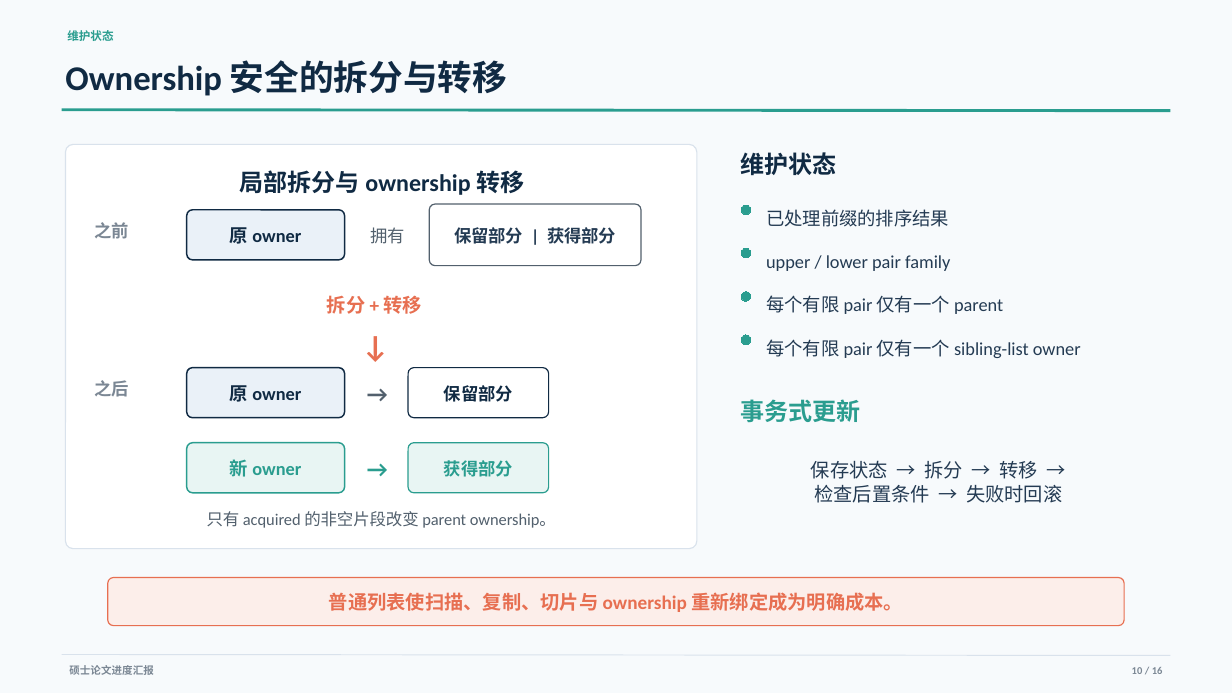
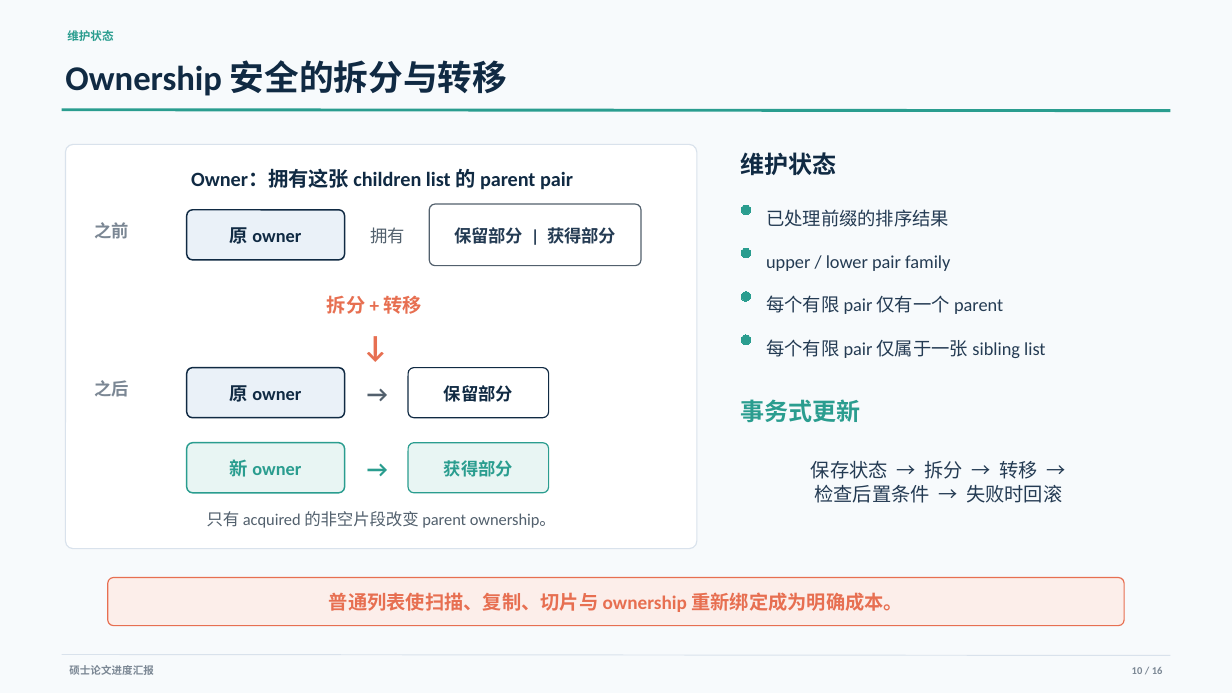
Before and after one commit to YixueWang983/jordan-sorting, a slide deck: slide 10 of presentations/progress_report/Jordan_Sorting_Progress_Report_ZH.pptx. Drawn at 1232x693 pixels with LibreOffice and Linux fonts; fonts in the diff are those of the drawing. Boxes give left, top, right and bottom in pixels: in the first picture for what was removed or moved away, otherwise in the second. Text is boxed around its words. In the diff, an @@ line names an element or a change of style, - is before the commit and + after.

```diff
--- a/presentations/progress_report/Jordan_Sorting_Progress_Report_ZH.pptx
+++ b/presentations/progress_report/Jordan_Sorting_Progress_Report_ZH.pptx
@@ text at [191,169,573,190]: text changed; size 18.8 to 15.8 pt @@
-局部拆分与 ownership 转移
+Owner：拥有这张 children list 的 parent pair
@@ text at [766,339,1045,358]: text changed @@
-每个有限 pair 仅有一个 sibling-list owner
+每个有限 pair 仅属于一张 sibling list
```
Also in this commit, not shown: 4 other slides changed, 5 other files.
